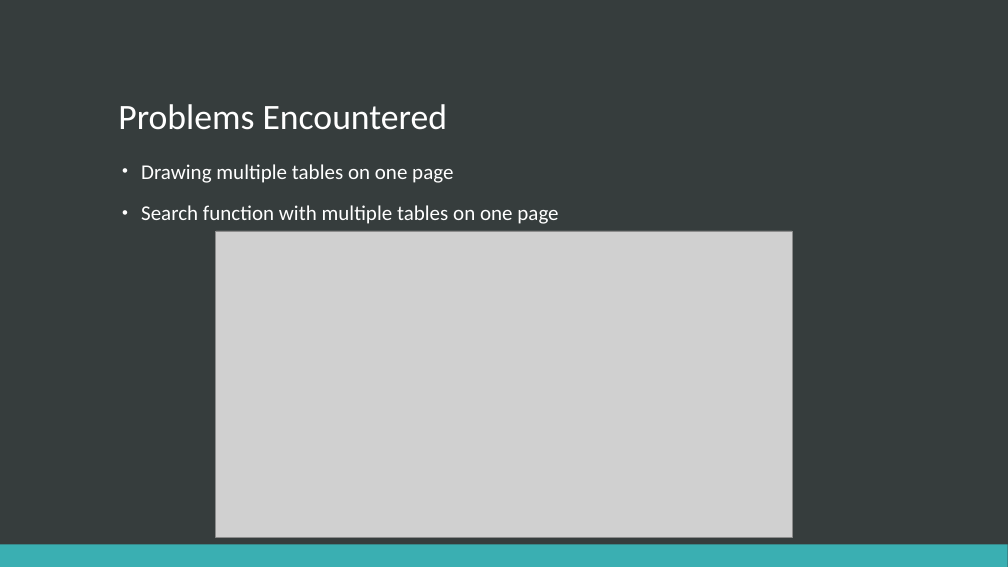
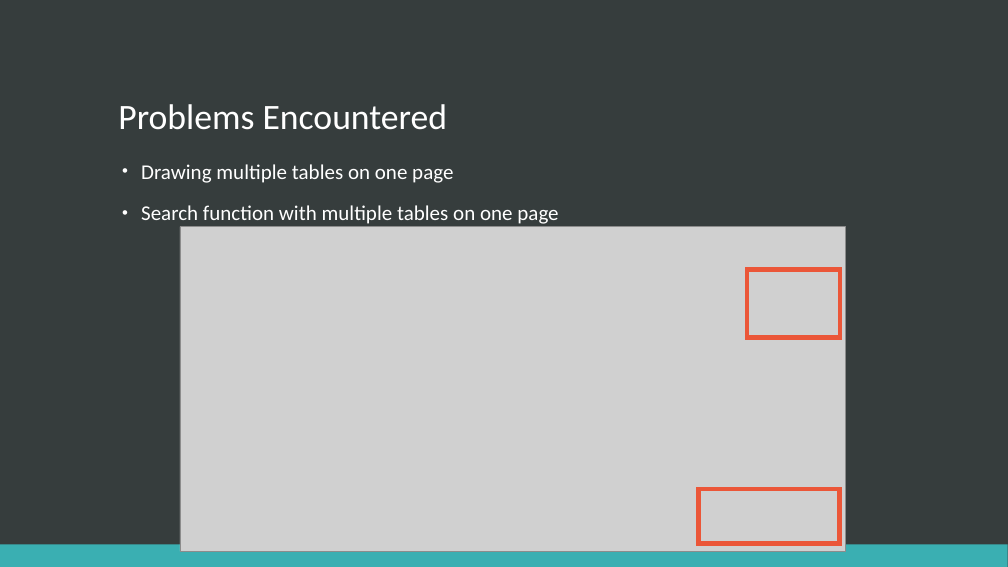
Before and after one commit to jack828/WECAN, a slide deck: slide 4 of presentation/WECAN.pptx. Drawn at 1008x567 pixels with LibreOffice and Linux fonts; fonts in the diff are those of the drawing; grey boxes stand for pictures. Boxes give left, top, right and bottom in pixels: in the first picture for what was removed or moved away, otherwise in the second. Text is boxed around its words. In the diff, an @@ line names an element or a change of style, - is before the commit and + after.

Commit message:
Added Double Init Pic to PPTX

```diff
--- a/presentation/WECAN.pptx
+++ b/presentation/WECAN.pptx
@@ picture: place and size @@
-picture at bbox=[216, 231, 792, 538]
+picture at bbox=[180, 227, 845, 552]
@@ rectangle added at bbox=[747, 270, 840, 338], outline #EB5638 4.5 pt @@
@@ rectangle added at bbox=[699, 489, 840, 544], outline #EB5638 4.5 pt @@
```
